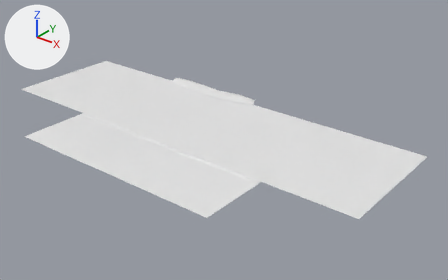
Renders of the FBX model Assets/Assets/Environments/Meshes/Dioramas/Diorama_Dyke.fbx from each side of a commit.
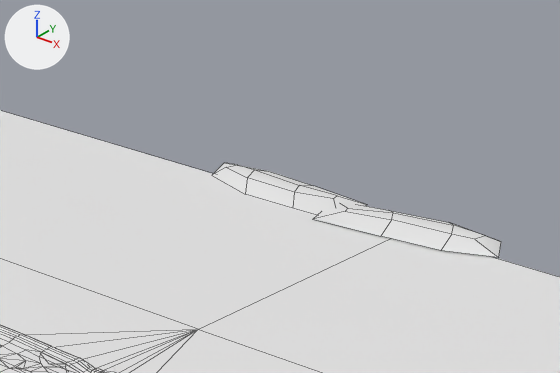
The first picture shows the older version from a camera (50 mm lens) standing at (365.0, -347.0, 239.0) and looking at (45.0, 53.0, -9.0). The close-ups show the older and then the newer version on the part from 25% to 61% of the width and 11% to 49% of the height of that picture. Only the edits that show in the close-ups are written down. The lights are fixed; the arrows at upper left show +X, +Y and +Z. The close-ups show mesh edges as thin lines. Where no turn or scale is listed for an object, it has been applied to the vertices.

Before the edit, the objects in view are built like this:
```python
me_plane_020 = bpy.data.meshes.new('Plane.020')
me_plane_020.from_pydata(...)  # 196 vertices, 197 faces; spans x -87.0..126.0, y -67.0..1.0, z -1.0..0.0
me_plane_020.materials.append(mat_m_colors)  # its picture is missing
me_plane_022 = bpy.data.meshes.new('Plane.022')
me_plane_022.from_pydata(...)  # 16 vertices, 11 faces; spans x -38.5..22.1, y -10.2..9.3, z 0.0..2.4
me_plane_022.materials.append(mat_m_colors)  # its picture is missing
me_plane_023 = bpy.data.meshes.new('Plane.023')
me_plane_023.from_pydata(...)  # 16 vertices, 11 faces; spans x -36.2..20.5, y -13.8..13.5, z 0.0..2.4
me_plane_023.materials.append(mat_m_colors)  # its picture is missing
ob_plane_001 = bpy.data.objects.new('Plane.001', me_plane_020)
ob_plane_001.location = (0.0, 0.0, 1.1)
ob_plane_005 = bpy.data.objects.new('Plane.005', me_plane_022)
ob_plane_005.location = (-45.3, 122.8, 0.3)
ob_plane_006 = bpy.data.objects.new('Plane.006', me_plane_023)
ob_plane_006.location = (-10.5, 118.9, 0.7)
ob_plane_006.rotation_euler = (0.0, 0.0, -2.772)  # degrees (0, 0, -159)
ob_plane_006.scale = (1.06, 1.05, 1.05)
# also in view: 'Plane.003' at (11.0, 58.0, 0.0)
```
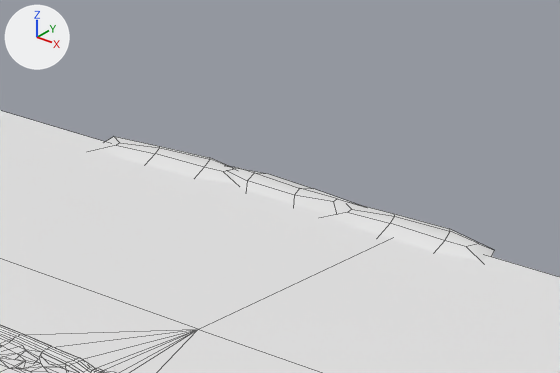
Where the change shows, as pixel boxes [x1, y1, x2, y2] in the close-ups (560 x 373 px):
'Plane.006', moved, turned
    before: [313, 204, 501, 258]
    after: [325, 204, 495, 261]
'Plane.005', moved
    before: [212, 163, 366, 215]
    after: [232, 167, 357, 214]
'Plane.004', added
    after: [95, 137, 237, 184]

What changed in the scene script:
```text
Add me_plane_029:
    me_plane_029.from_pydata([(32.2, 4.6, 2.4), (-13.3, -0.3, 2.4), (-12.2, -3.0, 2.5), (31.0, 0.5, 2.5), (40.9, -1.9, 0.0), (-20.1, -8.6, 0.0), (-24.2, 7.6, 0.0), (35.0, 8.5, 0.0), (23.6, -0.3, 2.5), (3.0, -0.9, 2.5), (-0.2, 4.4, 2.4), (19.9, 6.4, 2.4), (24.5, -7.1, 0.0), (4.1, -8.1, 0.0), (-5.7, 10.1, 0.0), (14.3, 12.3, 0.0)], [], [(1, 6, 5, 2), (0, 3, 4, 7), (11, 15, 14, 10), (12, 8, 9, 13), (10, 9, 8, 11), (3, 0, 11, 8), (2, 5, 13, 9), (8, 12, 4, 3), (9, 10, 1, 2), (6, 1, 10, 14), (15, 11, 0, 7)])
    me_plane_029.materials.append(mat_m_colors)  # its picture is missing
Change ob_plane_005:
    ob_plane_005.location: (-45.3, 122.8, 0.3) -> (-45.3, 122.8, -0.6)
Change ob_plane_006:
    ob_plane_006.location: (-10.5, 118.9, 0.7) -> (-10.5, 118.9, -0.3)
    ob_plane_006.rotation_euler: (0.0, 0.0, -2.772) -> (0.0, 0.0, -2.906)  # degrees (0, 0, -159) -> degrees (0, 0, -167)
Add ob_plane_004:
    ob_plane_004 = bpy.data.objects.new('Plane.004', me_plane_029)
    ob_plane_004.location = (-106.0, 118.5, -0.3)
```
